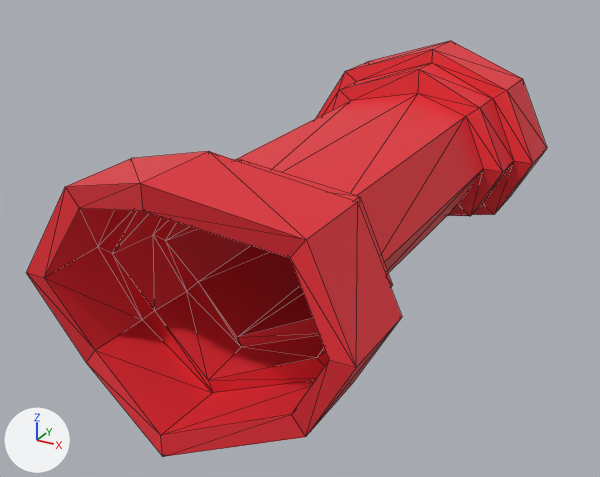
An edit to the glTF model Assets/Art/Meshes/Player/Player_Wrist.glb, drawn before and after from the same camera.
Camera for both pictures: a 50 mm camera at (0.0864, -0.1151, 0.1037) aimed at (-0.0081, 0.0568, 0.0177). The lights are fixed; the arrows at lower left show +X, +Y and +Z. Mesh edges are drawn as thin lines. Vertices at the same position are counted once.

The scene before the commit, as lines of its bpy script (objects in view):
```python
me_cylinder_001 = bpy.data.meshes.new('Cylinder.001')
me_cylinder_001.from_pydata(...)  # 160 vertices, 320 faces; spans x -0.038..0.038, y -0.013..0.141, z 0.0..0.056
me_cylinder_001.materials.append(mat_material)  # red #e72c36
ob_cylinder = bpy.data.objects.new('Cylinder', me_cylinder_001)
ob_cylinder.location = (0.0, 0.0, 0.0)
```
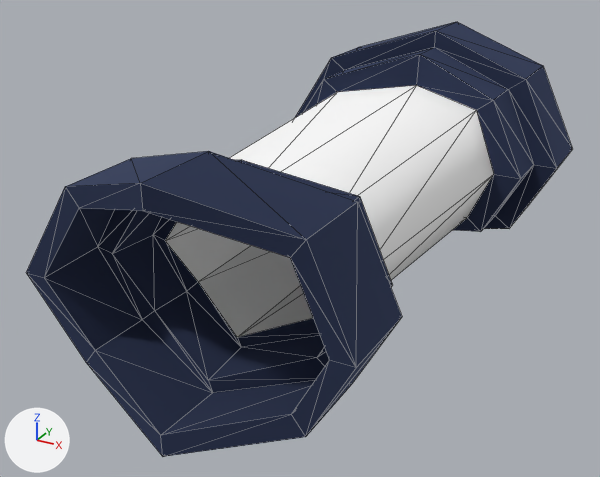
Edits to the bpy script that builds the scene:
```text
Add mat_leather:
    mat_leather = principled_material('Leather')
    mat_leather.base_color = (1.0, 1.0, 1.0)  # white #ffffff
    mat_leather.roughness = 1.0
Add mat_metal:
    mat_metal = principled_material('Metal')
    mat_metal.base_color = (0.0722, 0.0947, 0.184)  # dark blue #4c5777
    mat_metal.metallic = 1.0
    mat_metal.roughness = 1.0
Change me_cylinder_001:
    used by ob_cylinder; location = (0.0, 0.0, 0.0)
    remove me_cylinder_001.from_pydata(...)  # 160 vertices, 320 faces; spans x -0.038..0.038, y -0.013..0.141, z 0.0..0.056
    add me_cylinder_001.from_pydata(...)  # 160 vertices, 320 faces; spans x -0.043..0.043, y -0.013..0.146, z -0.004..0.06
    me_cylinder_001 part 1: 44 of 160 vertices moved; they spanned x -0.036..0.036, y 0.018..0.141, z 0.001..0.055 and now span x -0.043..0.043, y 0.019..0.146, z -0.004..0.06; mean shift (0.0, 0.0, 0.0); largest move (-0.036, 0.131, 0.028) -> (-0.043, 0.133, 0.028)
    me_cylinder_001 part 2: 288 faces spanning x -0.043..0.043, y -0.013..0.146, z -0.004..0.06 switch from mat_material (red #e72c36) to mat_metal (dark blue #4c5777)
    me_cylinder_001 part 3: 32 faces spanning x -0.029..0.029, y 0.014..0.119, z 0.006..0.047 switch from mat_material (red #e72c36) to mat_leather (white #ffffff)
```

Changed parts and their boxes (x1, y1, x2, y2) in the pictures (600 x 477 px; the box of a moved part takes in the faces that stretch with it):
'Cylinder', reshaped
    before: (26, 41, 547, 457)
    after: (26, 22, 572, 457)
part 1 of me_cylinder_001, moved or reshaped
    before: (316, 41, 547, 216)
    after: (295, 22, 572, 232)
part 2 of me_cylinder_001, recoloured (red to blue)
    both: (26, 151, 402, 457)
part 3 of me_cylinder_001, recoloured (red to white)
    before: (165, 93, 483, 337)
    after: (165, 85, 494, 337)
